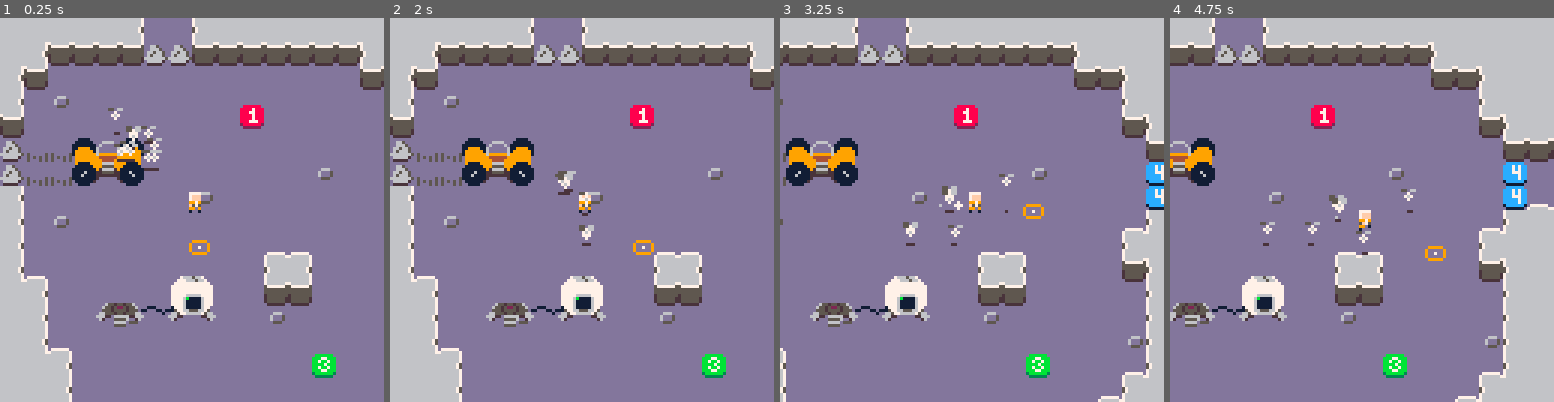
Above: before the commit, frames 1-4 (left to right).
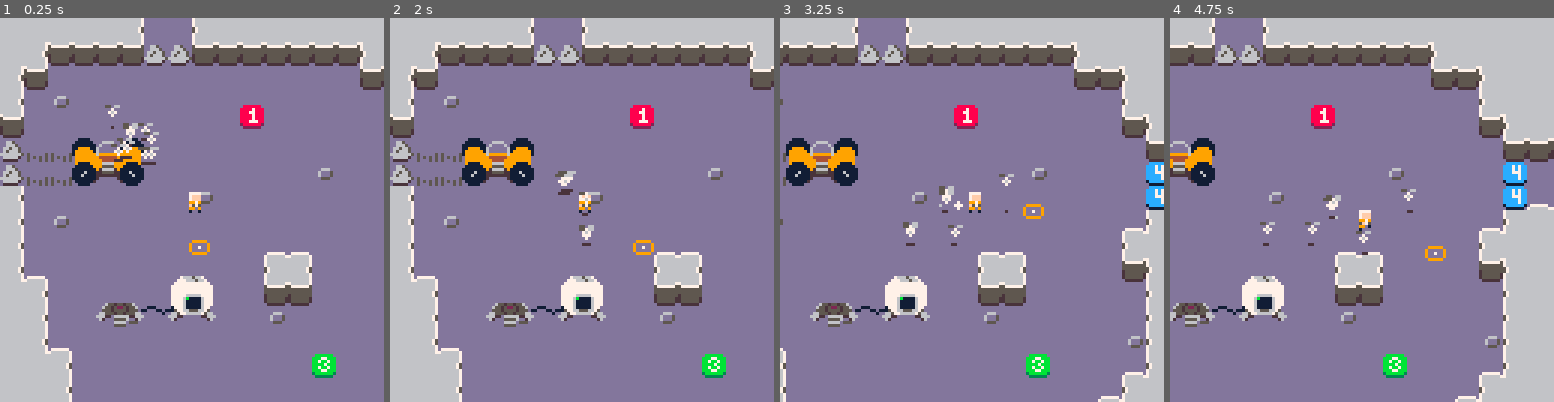
Above: after the commit, the same moments.

Repository: kevinthompson/moonbreak-p8
Game: PICO-8 cartridge moonbreak.p8
The game is run twice, just before and just after one commit, with the same random seed, the same clock (stepped at 60 frames per second) and the same inputs.
Inputs:
- Up to frame 1 (0.25 s): no input
- Up to frame 2 (2 s): tap X (X key) at 0.33, 1.07, 1.85 s; tap O (Z key) at 0.7, 1.7 s; hold Right from 1.6 s (still down)
- Up to frame 3 (3.25 s): release Right at 2.1 s; tap O (Z key) at 2.1, 2.5, 2.9 s; hold Up 2.15-2.42 s; hold Right 2.47-3.03 s; tap X (X key) at 2.97 s; hold Left from 3.08 s (still down)
- Up to frame 4 (4.75 s): tap O (Z key) every 0.4 s from 3.3 to 4.5 s; release Left at 3.58 s; hold Down 3.63-3.97 s; hold Right 4.02-4.68 s; tap X (X key) at 4.08 s; hold Up from 4.73 s (still down)

The runs differ from the first frame. In frame 1, 0.8% of the frame differs, in the area x 27-43%, y 22-40%; in frame 2, less than 0.1%; in frame 3, 0.1%; in frame 4, 0.2%.

Commit message:
chore: make bots slightly slower than player

Diff:
--- a/scripts/entities/bot.lua
+++ b/scripts/entities/bot.lua
@@ -5,7 +5,7 @@
   map_collision = true,
   follow_distance = 8,
 
-  speed = .50,
+  speed = .40,
 
   state = "follow",
 
